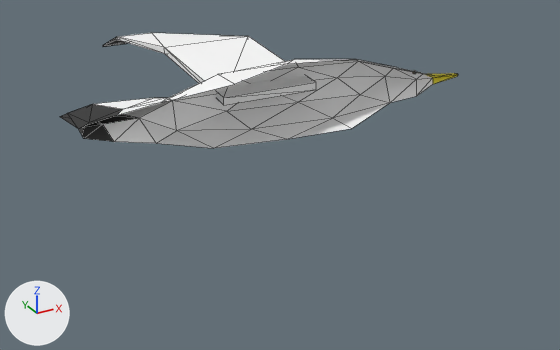
Renders of the glTF model Models/seagull.gltf from each side of a commit.
Camera for both pictures: a camera (50 mm lens) standing at (-5.21, -9.26, 3.52) and looking at (-0.28, -0.3, -0.96). Every picture has the same lights, and +X, +Y and +Z are marked at lower left. Mesh edges are drawn as thin lines on the coarser meshes. Where no turn or scale is listed for an object, it has been applied to the vertices.
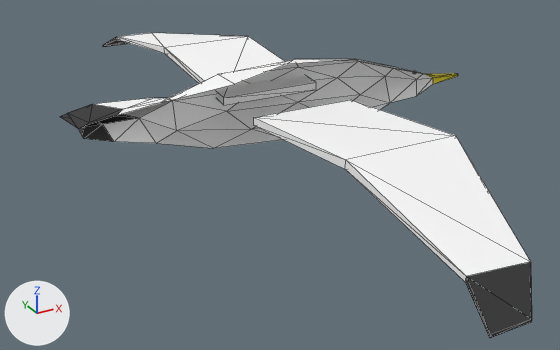
Commit message: seagull seagulling

What differs and where, as boxes (x1, y1, x2, y2) in the pictures (560 x 350 px):
'Cube.001', added
    after: (254, 100, 532, 338)
    faces in mat_body (white #fcfcfc): (254, 100, 531, 282)
    faces in mat_material (black #313131): (466, 262, 532, 338)

The change, as a diff of the scene's bpy script:
```diff
--- a/Models/seagull.gltf.py
+++ b/Models/seagull.gltf.py
@@ me_cube_002 @@
+me_cube_002.from_pydata(...)  # 16 vertices, 28 faces; spans x -1.08..0.78, y -5.38..-0.48, z -0.33..0.26
+# faces by material slot: [18, 10]
+me_cube_002.materials.append(mat_body)  # white #fcfcfc
+me_cube_002.materials.append(mat_material)  # black #313131
@@ ob_cube_001 @@
+ob_cube_001 = bpy.data.objects.new('Cube.001', me_cube_002)
+ob_cube_001.location = (0.0, 0.0, 0.0)
```
